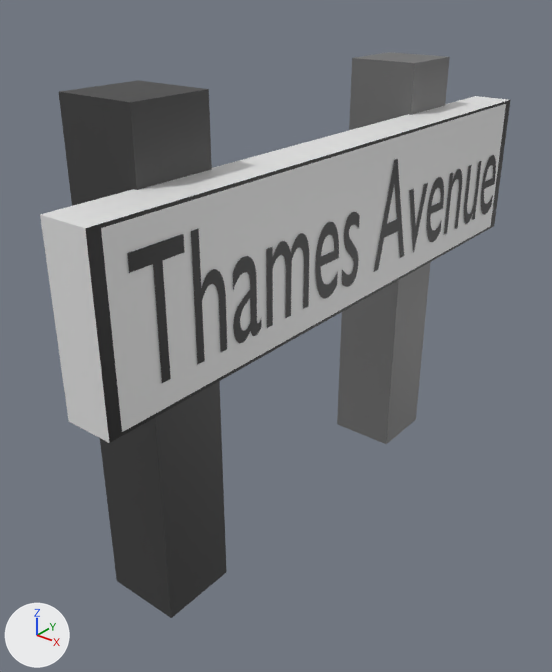
The FBX model Assets/Models/uk_street_sign_rural_6.fbx, before and after one commit.
One viewpoint serves both versions: a 50 mm lens placed at (11.14, -11.77, 13.22), pointed at (-0.41, 2.68, 4.26). The axes (+X, +Y, +Z) are drawn at lower left. The lights are the same throughout. Where no turn or scale is listed for an object, it has been applied to the vertices.
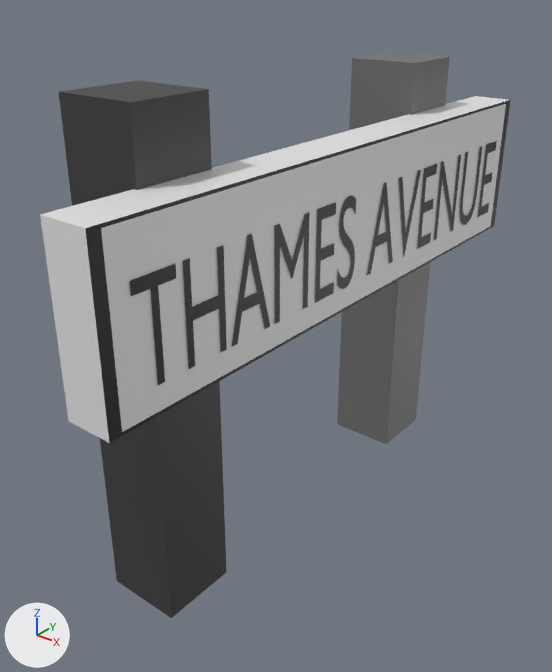
Pixel boxes [x1, y1, x2, y2] of what changed, in the pictures (552 x 672 px; the box of a moved part takes in the faces that stretch with it):
'Text', reshaped, rescaled (7% taller): before [127, 155, 496, 383]; after [130, 141, 497, 385]
part 1 of me_text, moved or reshaped: before [374, 159, 404, 272]; after [367, 182, 393, 275]
part 2 of me_text, added (black): after [232, 234, 270, 346]
part 3 of me_text, rebuilt (75% wider, 41% taller): before [481, 155, 496, 215]; after [434, 155, 461, 240]
part 4 of me_text, rebuilt (48% wider, 45% taller): before [315, 222, 339, 299]; after [274, 212, 310, 324]
part 5 of me_text, rebuilt (28% wider, 32% taller): before [427, 177, 444, 242]; after [399, 170, 421, 256]
part 6 of me_text, rebuilt (22% wider, 9% shorter): before [191, 228, 227, 365]; after [183, 245, 227, 369]
part 7 of me_text, added: after [337, 195, 356, 289]
part 8 of me_text, added: after [460, 147, 482, 225]
part 9 of me_text, deleted (black): before [233, 256, 262, 343]
part 10 of me_text, deleted (black): before [266, 233, 309, 328]
part 11 of me_text, deleted (black): before [444, 169, 462, 235]
part 12 of me_text, deleted: before [464, 161, 482, 224]
part 13 of me_text, deleted: before [409, 183, 428, 252]
part 14 of me_text, cut back: before [342, 212, 360, 287]; after [315, 141, 497, 303]

What changed in the scene script:
```text
Change me_text:
    used by ob_text; location = (1.65, -3.9, 6.16); rotation_euler = (1.571, 0.0, 1.571), in degrees (90, 0, 90); scale = (2.32, 4.0, 4.0)
    remove me_text.from_pydata(...)  # 908 vertices, 894 faces; spans x 0.02..6.47, y -0.01..0.69, z 0.0
    add me_text.from_pydata(...)  # 310 vertices, 290 faces; spans x 0.02..7.75, y -0.01..0.69, z 0.0
    me_text part 1: the loose piece of 11 vertices spanning x 3.44..4.11, y 0.0..0.69, z 0.0 is moved by (0.57, 0.0, 0.0)
    me_text part 2: the loose piece of 11 vertices spanning x 3.44..4.11, y 0.0..0.69, z 0.0 is copied, and the copy is moved by (-2.11, 0.0, 0.0); it spans x 1.33..2.0, y 0.0..0.69, z 0.0
    me_text part 3: the loose piece of 99 vertices spanning x 6.07..6.47, y -0.01..0.46, z 0.0 is rebuilt with 10 vertices and now spans x 5.86..6.49, y 0.0..0.68, z 0.0
    me_text part 4: the loose piece of 99 vertices spanning x 2.34..2.75, y -0.01..0.46, z 0.0 is rebuilt with 15 vertices and now spans x 2.07..2.71, y 0.0..0.68, z 0.0
    me_text part 5: the loose piece of 99 vertices spanning x 4.59..5.0, y -0.01..0.46, z 0.0 is rebuilt with 7 vertices and now spans x 4.68..5.29, y -0.01..0.68, z 0.0
    me_text part 6: the loose piece of 57 vertices spanning x 0.67..1.04, y 0.0..0.68, z 0.0 is rebuilt with 12 vertices and now spans x 0.68..1.26, y 0.0..0.68, z 0.0
    me_text part 7: a new loose piece of 122 vertices spanning x 3.32..3.71, y -0.01..0.69, z 0.0, in mat_material_004 (black #000000)
    me_text part 8: a new loose piece of 78 vertices spanning x 6.63..7.22, y -0.01..0.68, z 0.0, in mat_material_004 (black #000000)
    me_text part 9: the loose piece of 174 vertices spanning x 1.13..1.52, y -0.01..0.46, z 0.0 is deleted
    me_text part 10: the loose piece of 107 vertices spanning x 1.59..2.24, y 0.0..0.46, z 0.0 is deleted
    me_text part 11: the loose piece of 57 vertices spanning x 5.09..5.47, y 0.0..0.46, z 0.0 is deleted
    me_text part 12: the loose piece of 56 vertices spanning x 5.59..5.97, y -0.01..0.45, z 0.0 is deleted
    me_text part 13: the loose piece of 7 vertices spanning x 4.11..4.55, y -0.01..0.45, z 0.0 is deleted
    me_text part 14
    133 vertices are removed from x 2.82..3.13, y -0.01..0.46, z 0.0
    132 faces are deleted
    23 vertices are added at x 2.86..7.75, y 0.0..0.68, z 0.0
    12 new vertices lie (0.0, 0.09, 0.0) away from vertices in x 2.95..7.75, y 0.0..0.59, z 0.0
    30 new faces join them
Change ob_text:
    ob_text.scale: (2.32, 4.0, 4.0) -> (1.91, 3.27, 4.0)
```
